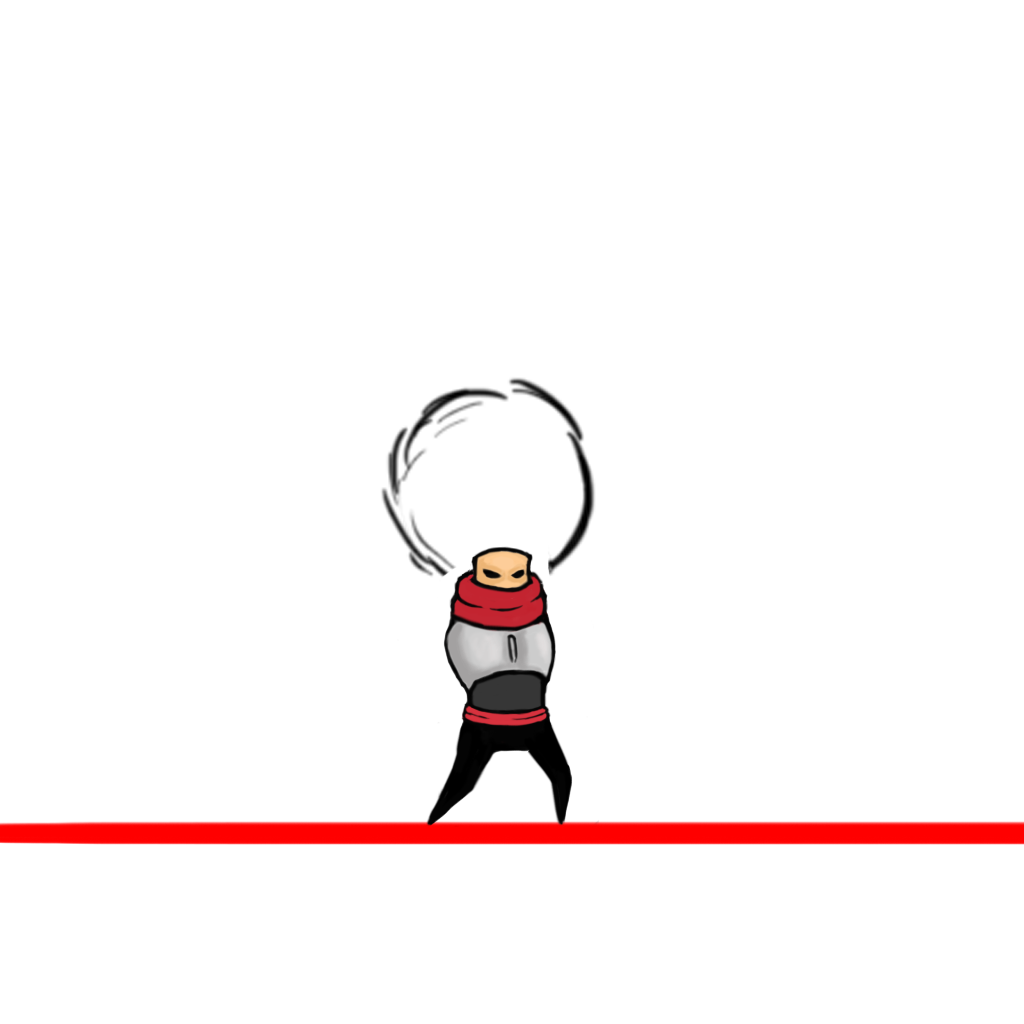
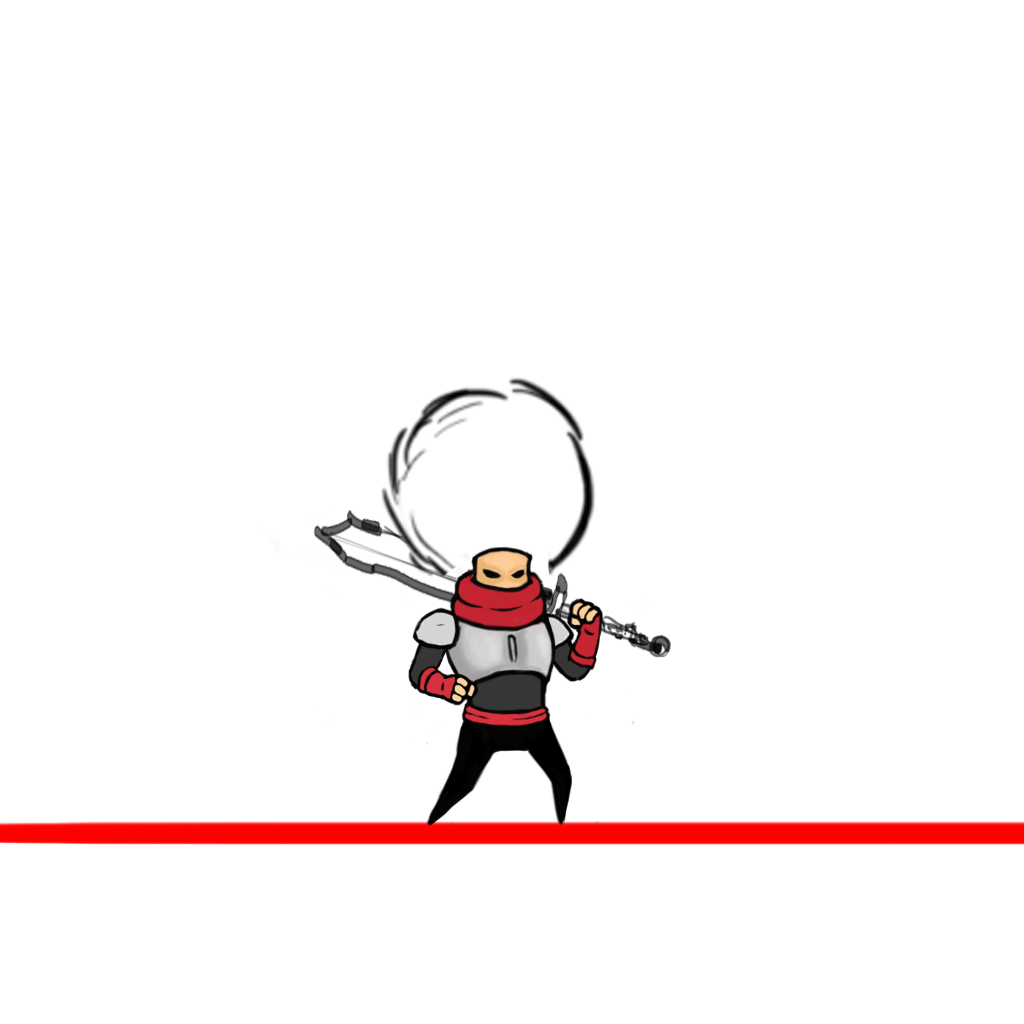
Layered file, before and after one edit (1024px x 1024px). Changes by layer:
added layer "sword" above "Hmbro" over [313,509,671,827]
added layer "Hmbro" above "Brazo derecho" over [268,503,664,731]
added layer "Layer 7" above "Layer 8" over [329,636,479,745]
renamed "Layer 2" to "Body", painted on it over [380,503,599,827]
added group "ArmRight copy" with 2 layers above "ArmRight" over [413,595,632,682]
added layer "MANODERECHA" (1st of 2, in "ArmRight copy") in group "ArmRight copy" over [418,595,632,682]
added layer "BrazoDerecho" (1st of 2, in "ArmRight copy") in group "ArmRight copy" over [413,604,582,681]
